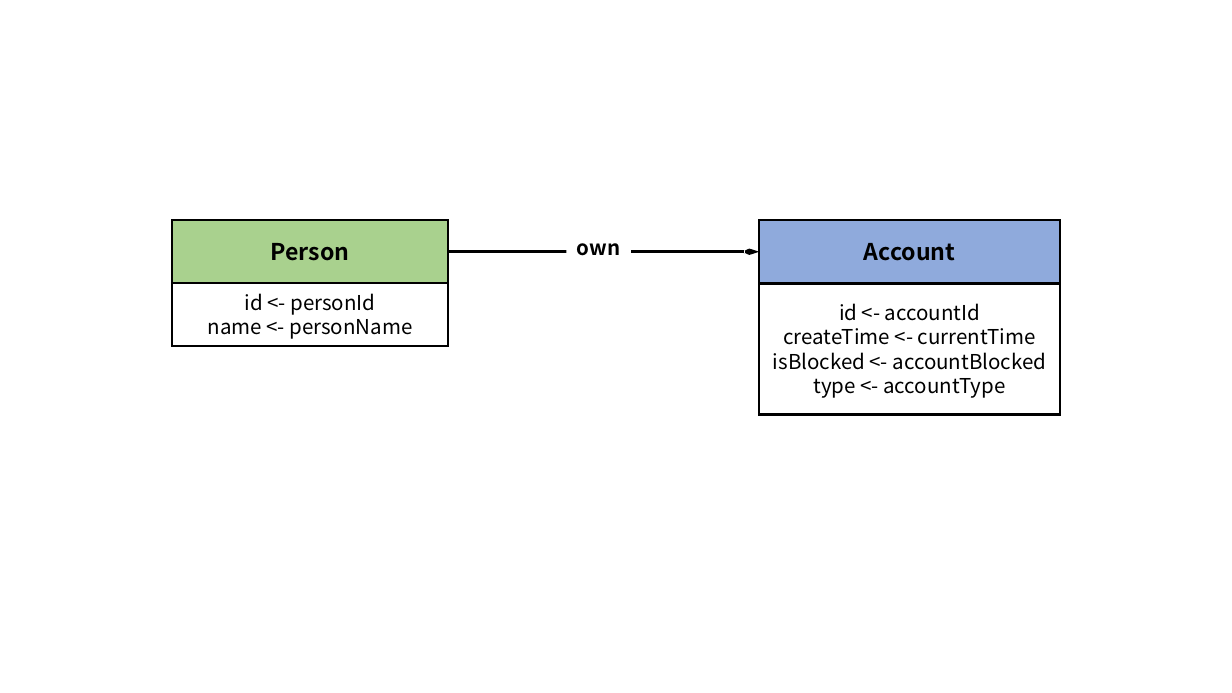
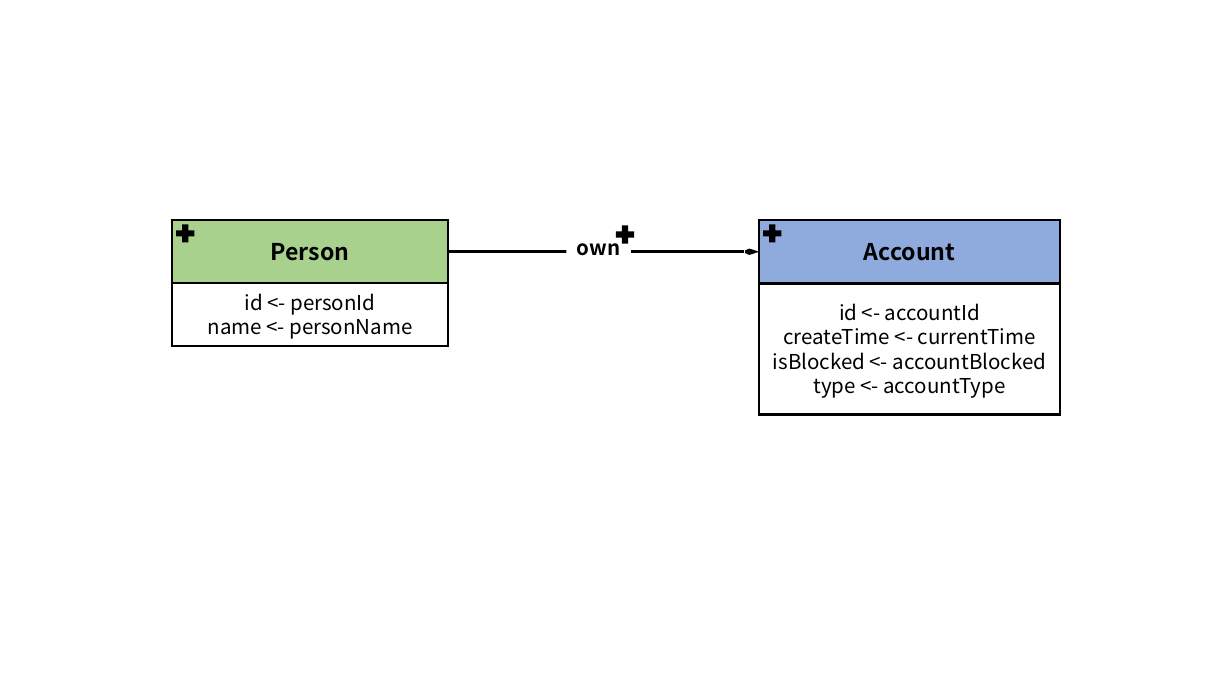
Before and after one commit to ldbc/ldbc_finbench_docs, a slide deck: slide 1 of patterns/transaction-write.pptx. Drawn at 1232x693 pixels with LibreOffice and Linux fonts; fonts in the diff are those of the drawing. Boxes give left, top, right and bottom in pixels: in the first picture for what was removed or moved away, otherwise in the second. Text is boxed around its words. In the diff, an @@ line names an element or a change of style, - is before the commit and + after.

```diff
--- a/patterns/transaction-write.pptx
+++ b/patterns/transaction-write.pptx
@@ plus added at [177,225,195,243], fill #000000 @@
@@ plus added at [616,226,635,244], fill #000000 @@
@@ plus added at [763,225,782,243], fill #000000 @@
```
Also in this commit, not shown: 13 other slides changed, 49 other files.
